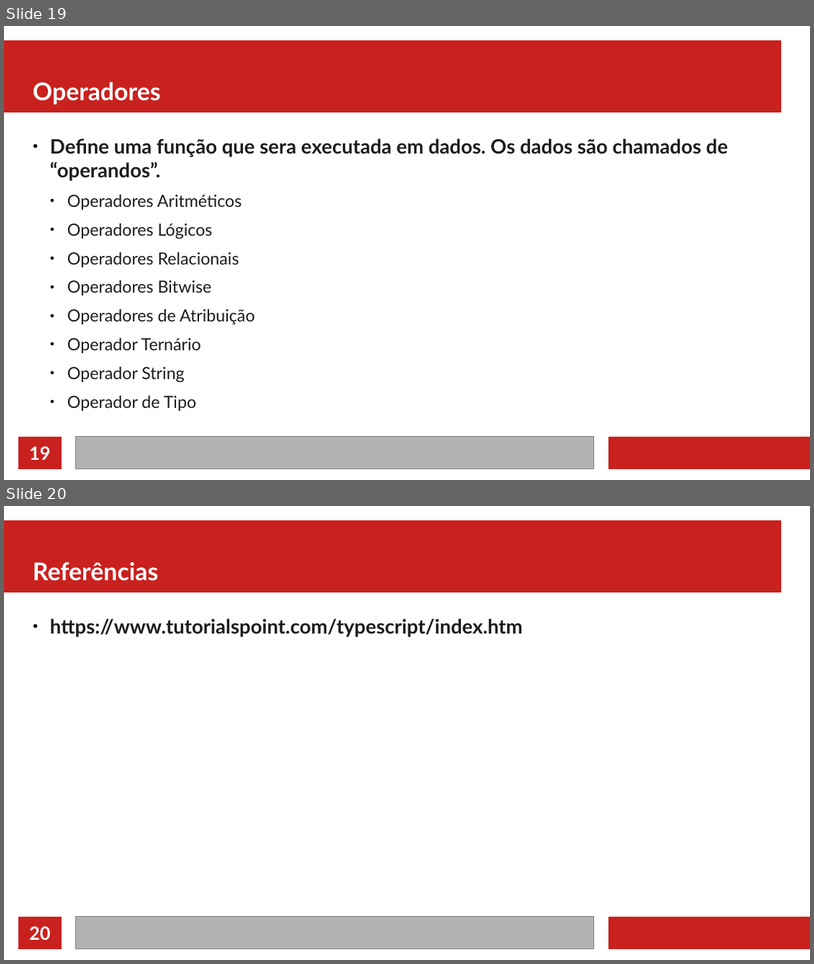
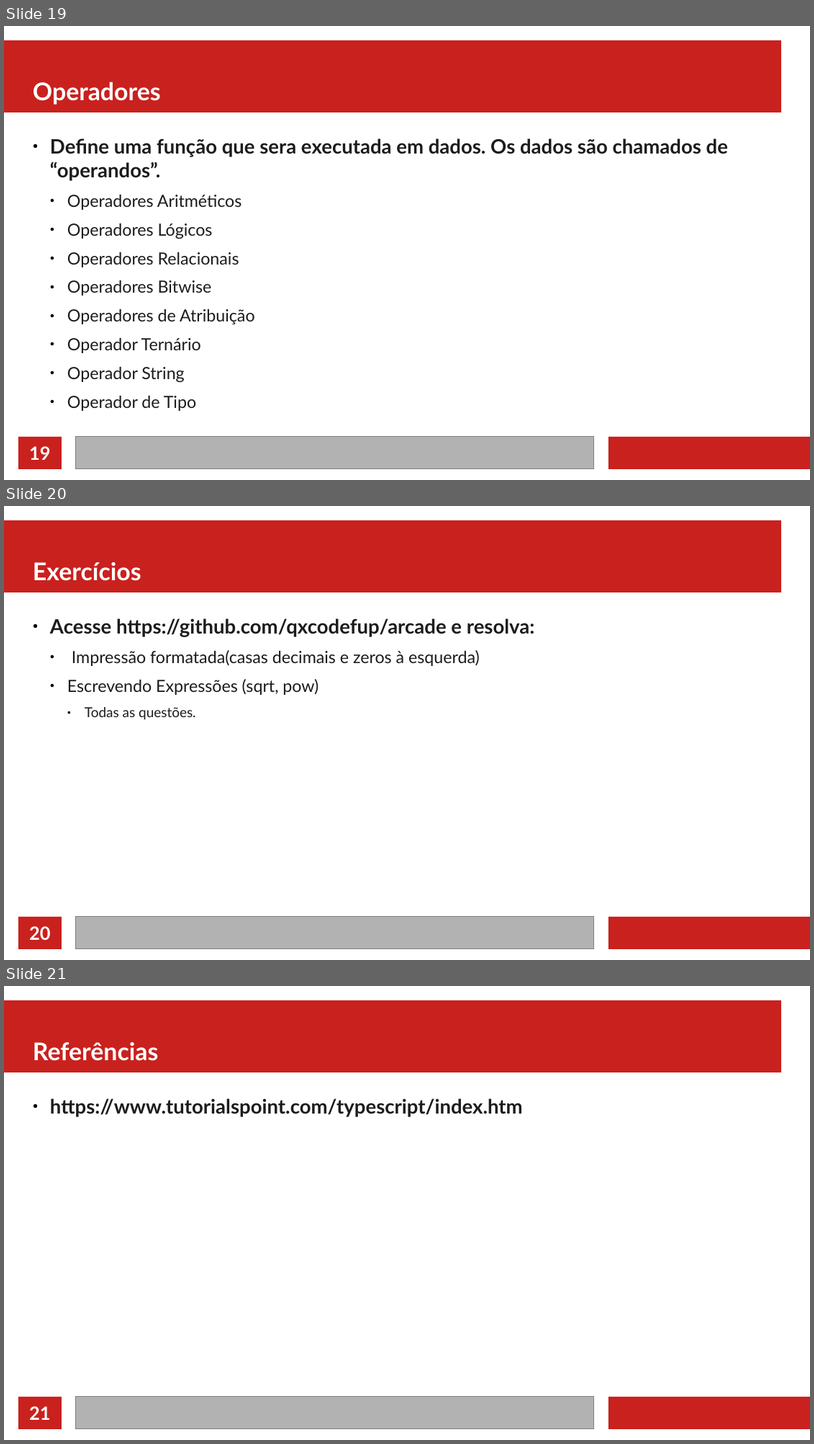
Before and after one commit to jeffersoncarvalho/ufc_2022_1, a slide deck: PD/01 - Introdução.odp. Shown one above the other, each under a label of ours: slides 19 and 20 before the commit, slides 19, 20 and 21 after it. The pictures are 814x964 and 814x1444 pixels, drawn with LibreOffice and Linux fonts; fonts in the diff are those of the drawing. Boxes give left, top, right and bottom in pixels: in the first picture for what was removed or moved away, otherwise in the second. Text is boxed around its words. In the diff, an @@ line names an element or a change of style, - is before the commit and + after.

```diff
--- a/PD/01 - Introdução.odp
+++ b/PD/01 - Introdução.odp
@@ slide 20 added at (4,506,810,960), background #FFFFFF; not listed: 4 template elements that a slide beside it also shows @@
@@ title added at (33,562,142,581), 24 pt, text #FFFFFF, bold @@
+Exercícios
@@ text added at (50,618,535,720), 16.5 pt, text #1C1C1C @@
+● Acesse https://github.com/qxcodefup/arcade e resolva:
+  ● Impressão formatada(casas decimais e zeros à esquerda)
+  ● Escrevendo Expressões (sqrt, pow)
+    ● Todas as questões.
@@ page number added at (29,926,50,939), 18 pt, text #FFFFFF, bold @@
+20
@@ what was slide 20 is now slide 21 @@
@@ page number at (29,1406,50,1419): text changed @@
-20
+21
```
Also in this commit, not shown: 16 other files.
